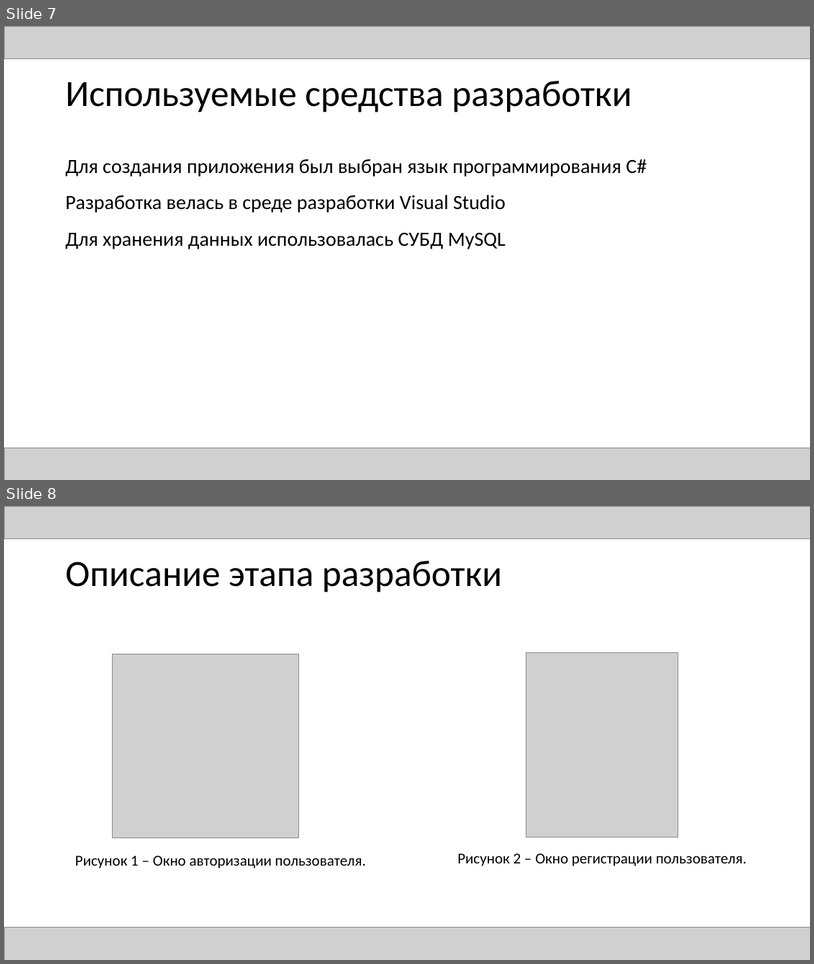
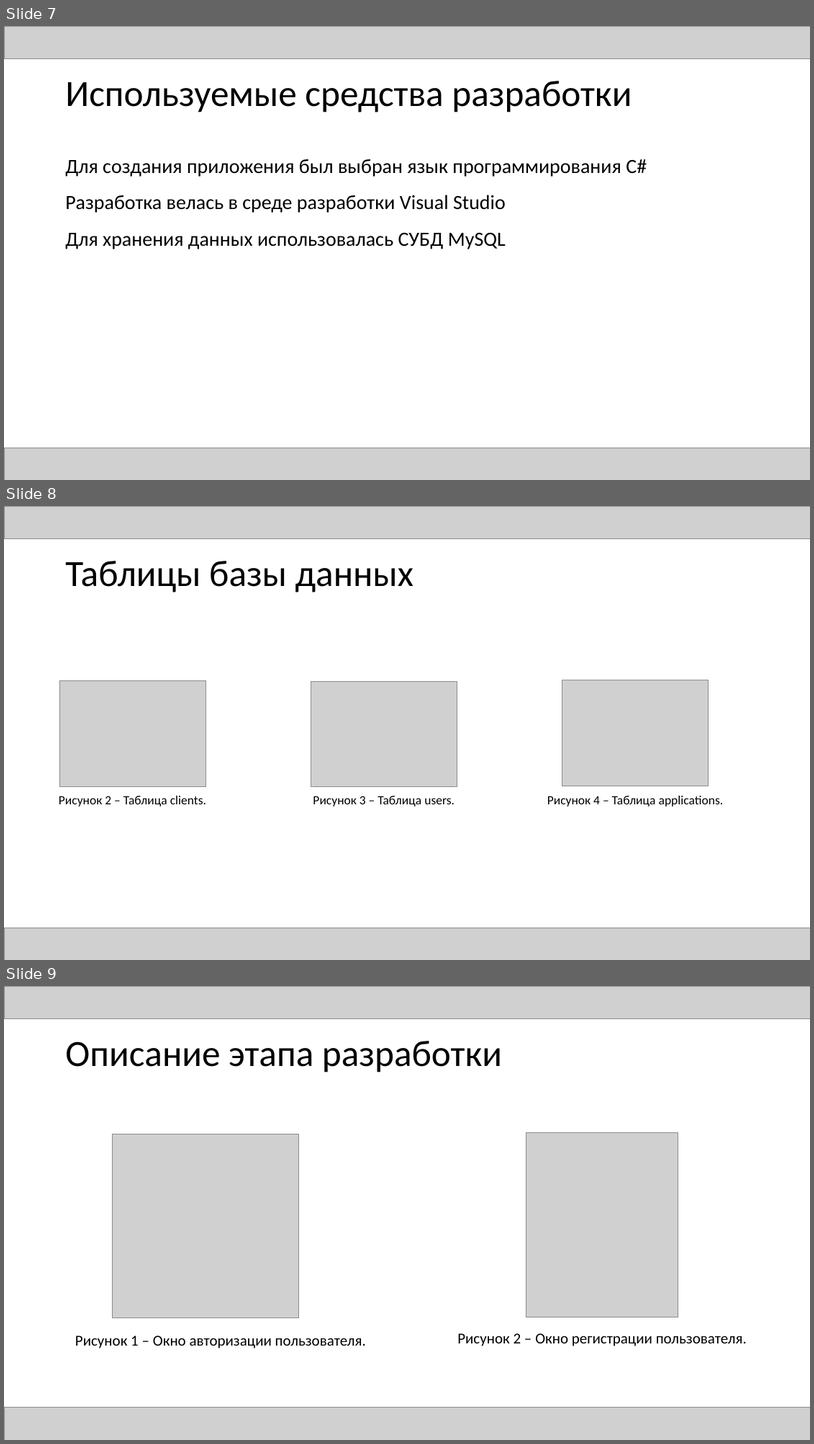
Before and after one commit to qweqweqwewqewq123/EduCenterWPF, a slide deck: Курсовая Крегул.pptx. Shown one above the other, each under a label of ours: slides 7 and 8 before the commit, slides 7, 8 and 9 after it. The pictures are 814x964 and 814x1444 pixels, drawn with LibreOffice and Linux fonts; fonts in the diff are those of the drawing; grey boxes stand for pictures. Boxes give left, top, right and bottom in pixels: in the first picture for what was removed or moved away, otherwise in the second. Text is boxed around its words. In the diff, an @@ line names an element or a change of style, - is before the commit and + after.

```diff
--- a/Курсовая Крегул.pptx
+++ b/Курсовая Крегул.pptx
@@ slide 8 added at box(4, 506, 810, 960), background #FFFFFF @@
@@ picture added at box(4, 506, 810, 538) @@
@@ title added at box(65, 561, 414, 592), 44 pt, text #000000 @@
+Таблицы базы данных
@@ picture added at box(59, 681, 206, 787) @@
@@ picture added at box(311, 681, 457, 787) @@
@@ picture added at box(563, 680, 709, 786) @@
@@ text added at box(59, 795, 206, 806), 15 pt, text #000000 @@
+Рисунок 2 – Таблица clients.
@@ text added at box(313, 795, 455, 806), 15 pt, text #000000 @@
+Рисунок 3 – Таблица users.
@@ text added at box(548, 795, 724, 806), 15 pt, text #000000 @@
+Рисунок 4 – Таблица applications.
@@ picture added at box(4, 928, 810, 960) @@
@@ what was slide 8 is now slide 9 @@
```
